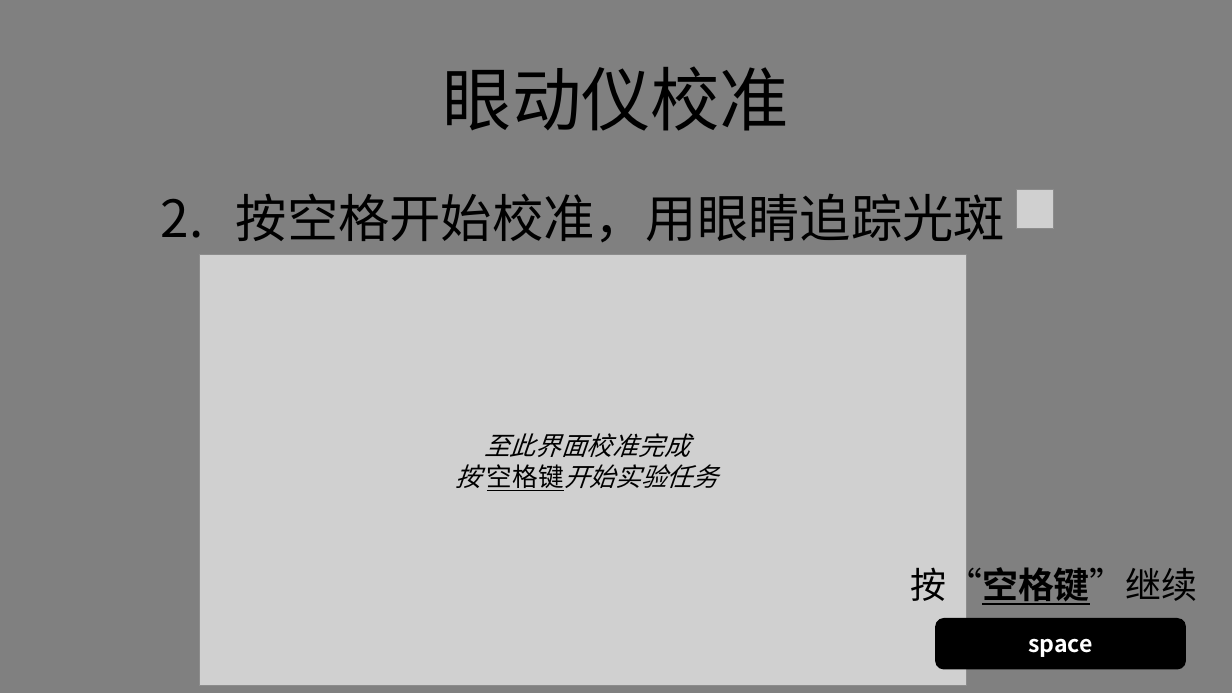
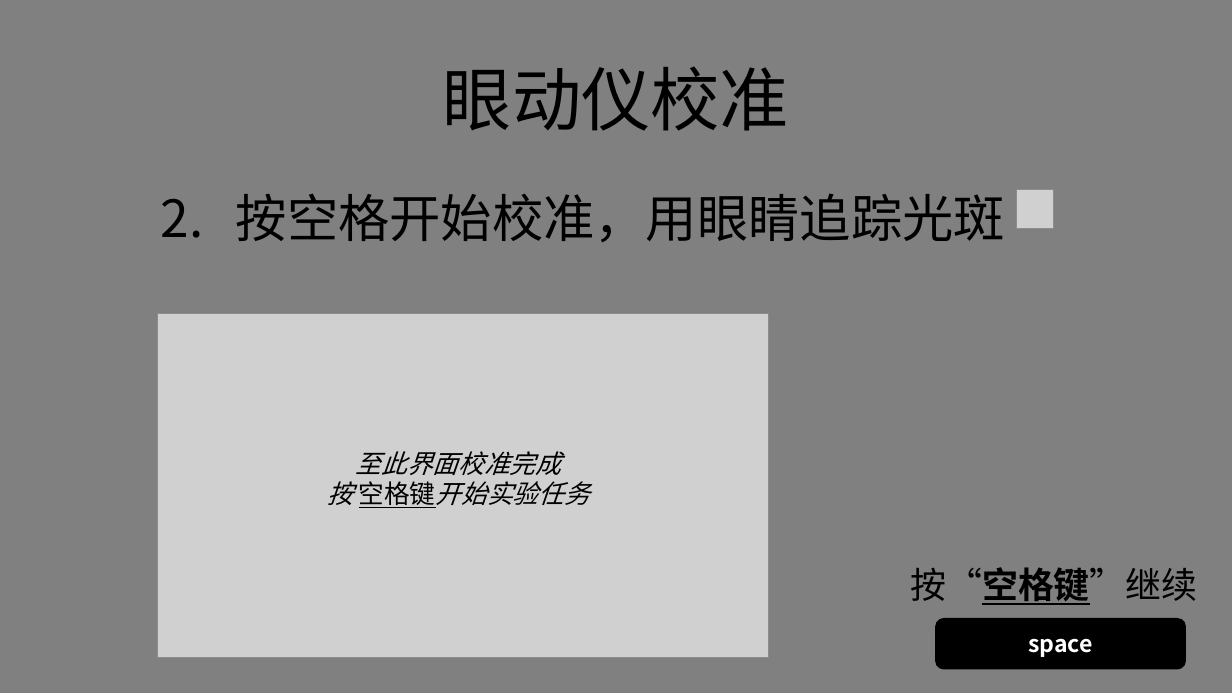
Before and after one commit to lyxose/FreeView, a slide deck: slide 4 of Instructions.pptx. Drawn at 1232x693 pixels with LibreOffice and Linux fonts; fonts in the diff are those of the drawing; grey boxes stand for pictures. Boxes give left, top, right and bottom in pixels: in the first picture for what was removed or moved away, otherwise in the second. Text is boxed around its words. In the diff, an @@ line names an element or a change of style, - is before the commit and + after.

```diff
--- a/Instructions.pptx
+++ b/Instructions.pptx
@@ picture: place and size @@
-picture at <box>199,254,966,686</box>
+picture at <box>158,314,769,658</box>
@@ text "至此界面校准完成": place and size @@
-text "至此界面校准完成" at <box>455,433,718,491</box>
+text "至此界面校准完成" at <box>327,451,590,508</box>
```
Also in this commit, not shown: 1 other slide changed, 2 other files.
